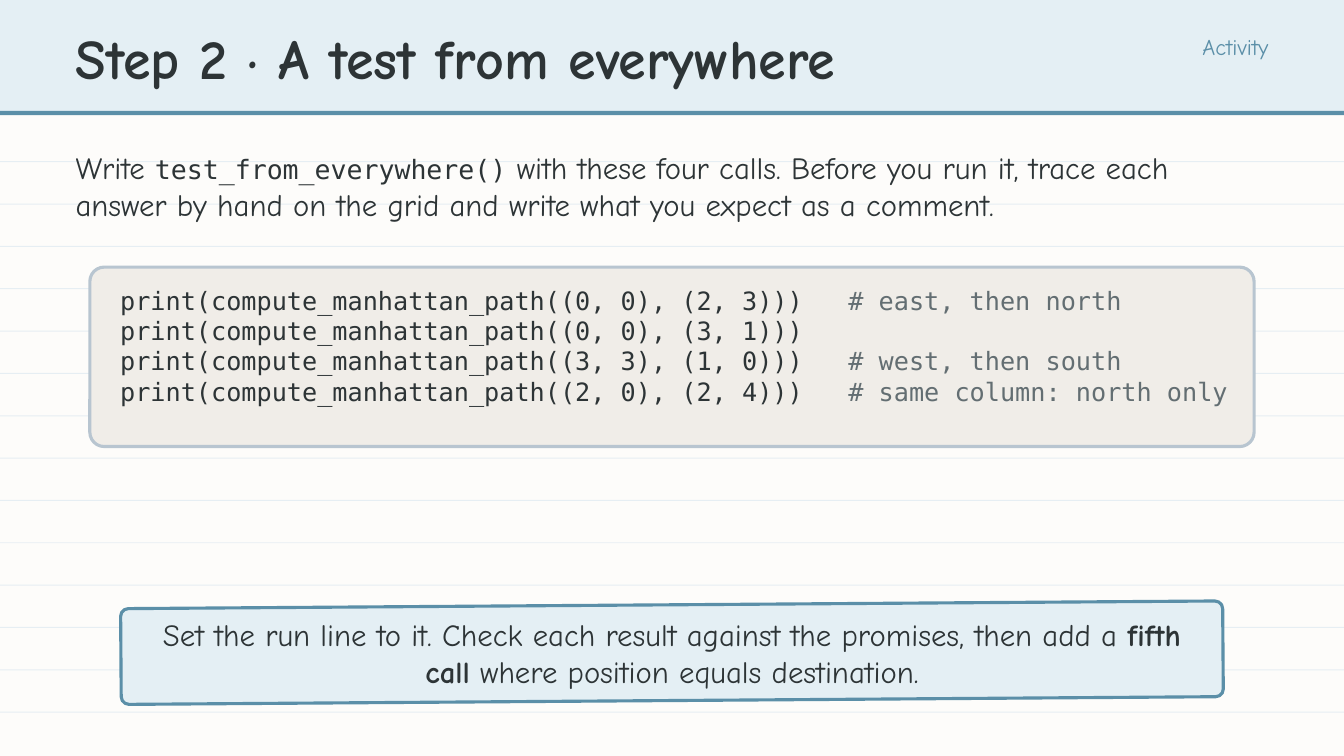
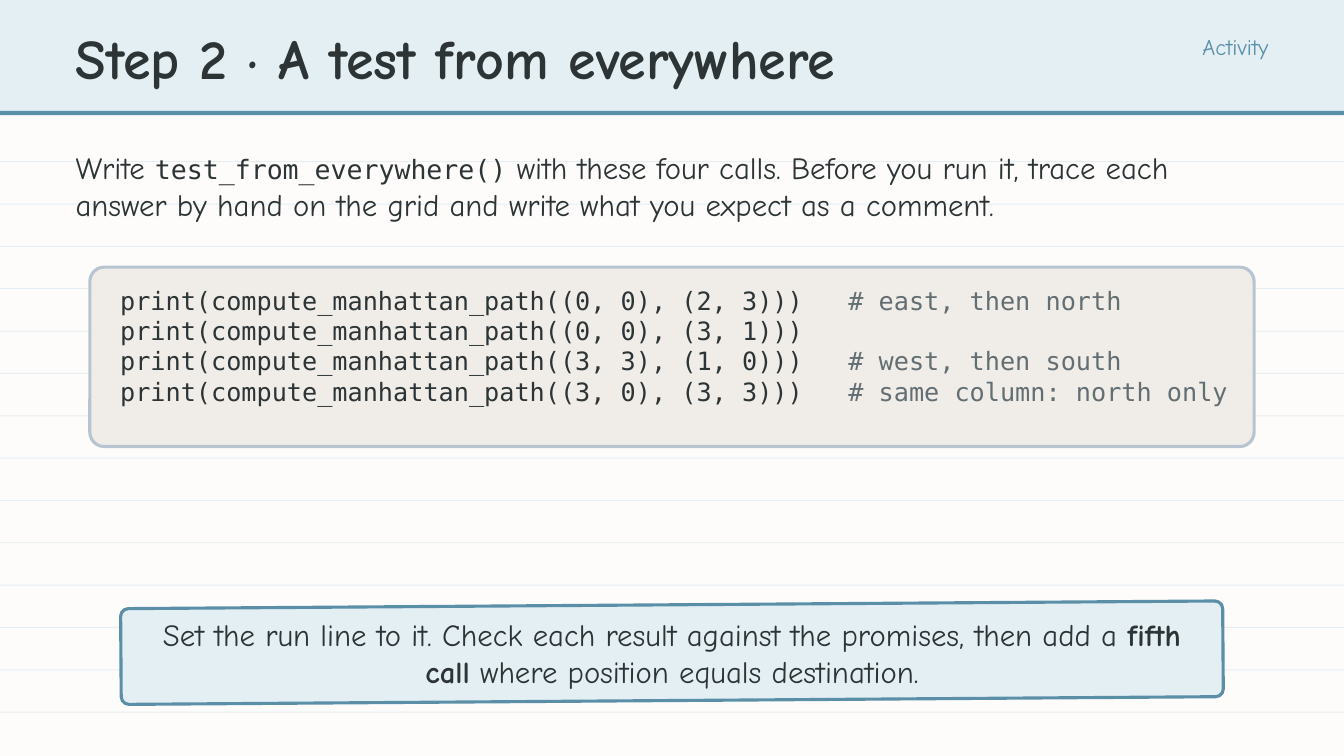
Before and after one commit to bradamiller/LearningPython, a slide deck: slide 20 of static/slides/module-04-manhattan/lesson-05-manhattan-function.pptx. Drawn at 1344x756 pixels with LibreOffice and Linux fonts; fonts in the diff are those of the drawing. Boxes give left, top, right and bottom in pixels: in the first picture for what was removed or moved away, otherwise in the second. Text is boxed around its words. In the diff, an @@ line names an element or a change of style, - is before the commit and + after.

```diff
--- a/static/slides/module-04-manhattan/lesson-05-manhattan-function.pptx
+++ b/static/slides/module-04-manhattan/lesson-05-manhattan-function.pptx
@@ text at <box>120,382,1228,407</box>: text changed @@
-print(compute_manhattan_path((2, 0), (2, 4))) # same column: north only
+print(compute_manhattan_path((3, 0), (3, 3))) # same column: north only
```
Also in this commit, not shown: 8 other files.
